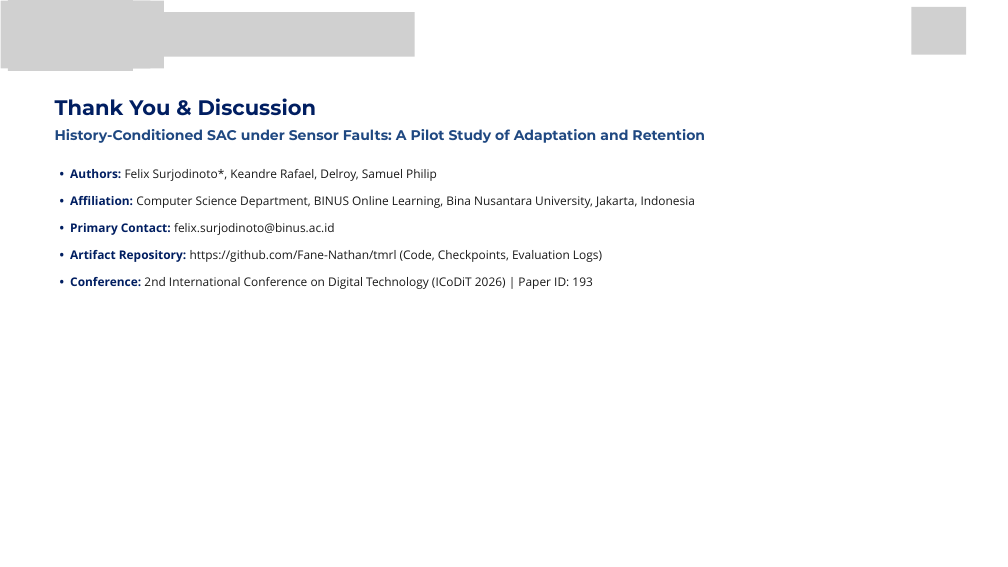
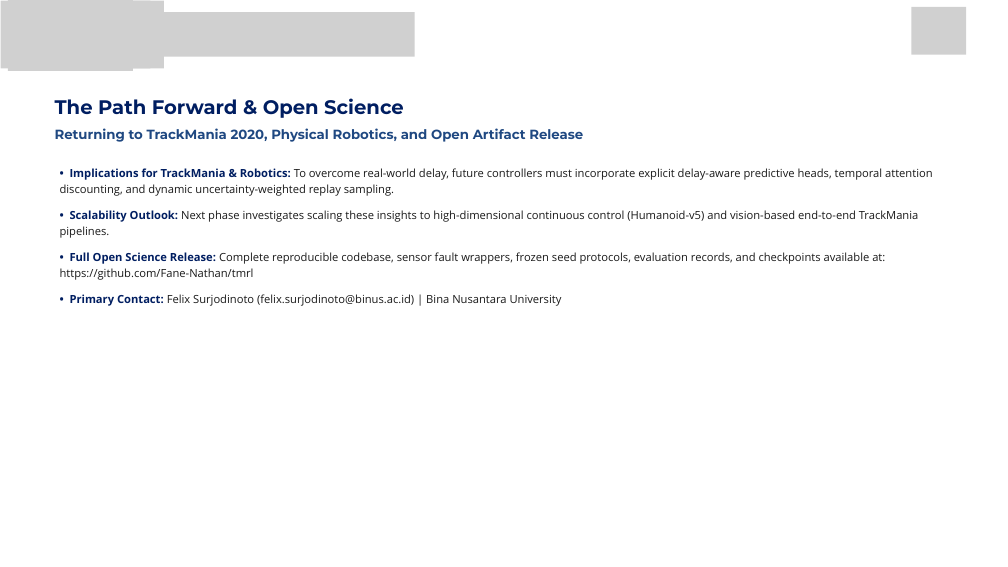
Before and after one commit to Fane-Nathan/tmrl, a slide deck: slide 11 of paper/reporting/193 - Presentation.pptx. Drawn at 1008x567 pixels with LibreOffice and Linux fonts; fonts in the diff are those of the drawing; grey boxes stand for pictures; background and template pictures are left out. Boxes give left, top, right and bottom in pixels: in the first picture for what was removed or moved away, otherwise in the second. Text is boxed around its words. In the diff, an @@ line names an element or a change of style, - is before the commit and + after.

```diff
--- a/paper/reporting/193 - Presentation.pptx
+++ b/paper/reporting/193 - Presentation.pptx
@@ text at (55, 98, 404, 118): text changed; size 30 to 28 pt @@
-Thank You & Discussion
+The Path Forward & Open Science
@@ text at (55, 128, 583, 142): text changed; size 20 to 19 pt @@
-History-Conditioned SAC under Sensor Faults: A Pilot Study of Adaptation and Retention
+Returning to TrackMania 2020, Physical Robotics, and Open Artifact Release
@@ text at (60, 168, 933, 306): text changed; size 17 to 16 pt @@
-• Authors: Felix Surjodinoto*, Keandre Rafael, Delroy, Samuel Philip
-• Affiliation: Computer Science Department, BINUS Online Learning, Bina Nusantara University, Jakarta, Indonesia
-• Primary Contact: felix.surjodinoto@binus.ac.id
-• Artifact Repository: https://github.com/Fane-Nathan/tmrl (Code, Checkpoints, Evaluation Logs)
-• Conference: 2nd International Conference on Digital Technology (ICoDiT 2026) | Paper ID: 193
+• Implications for TrackMania & Robotics: To overcome real-world delay, future controllers must incorporate explicit delay-aware predictive heads, temporal attention discounting, and dynamic uncertainty-weighted replay sampling.
+• Scalability Outlook: Next phase investigates scaling these insights to high-dimensional continuous control (Humanoid-v5) and vision-based end-to-end TrackMania pipelines.
+• Full Open Science Release: Complete reproducible codebase, sensor fault wrappers, frozen seed protocols, evaluation records, and checkpoints available at: https://github.com/Fane-Nathan/tmrl
+• Primary Contact: Felix Surjodinoto (felix.surjodinoto@binus.ac.id) | Bina Nusantara University
```
Also in this commit, not shown: 9 other slides changed, 1 slide added, 1 slide removed, 15 other files.
